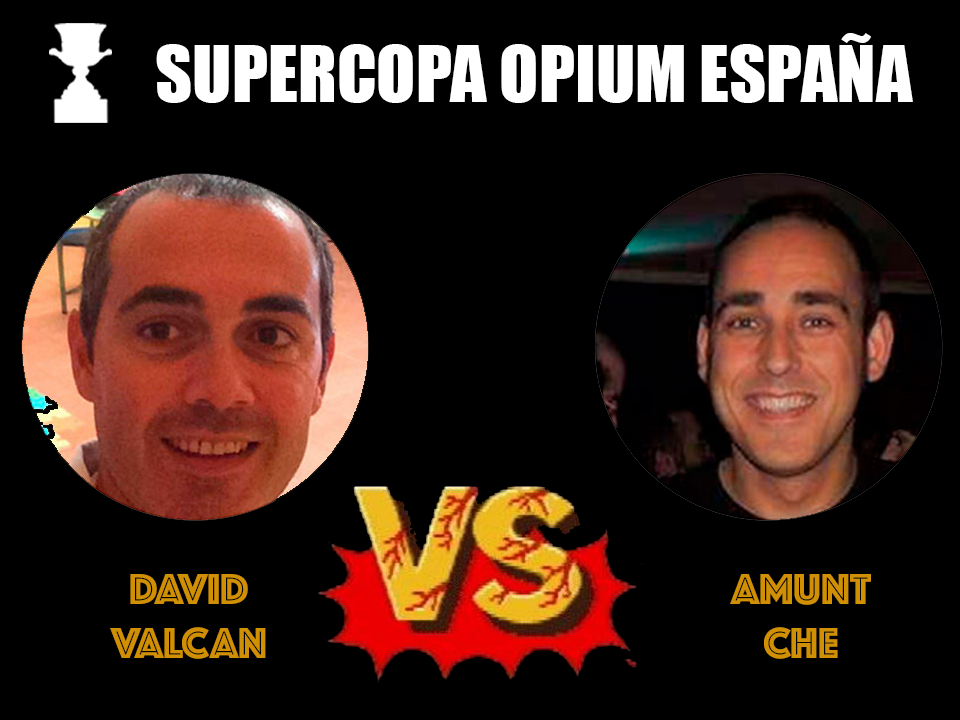
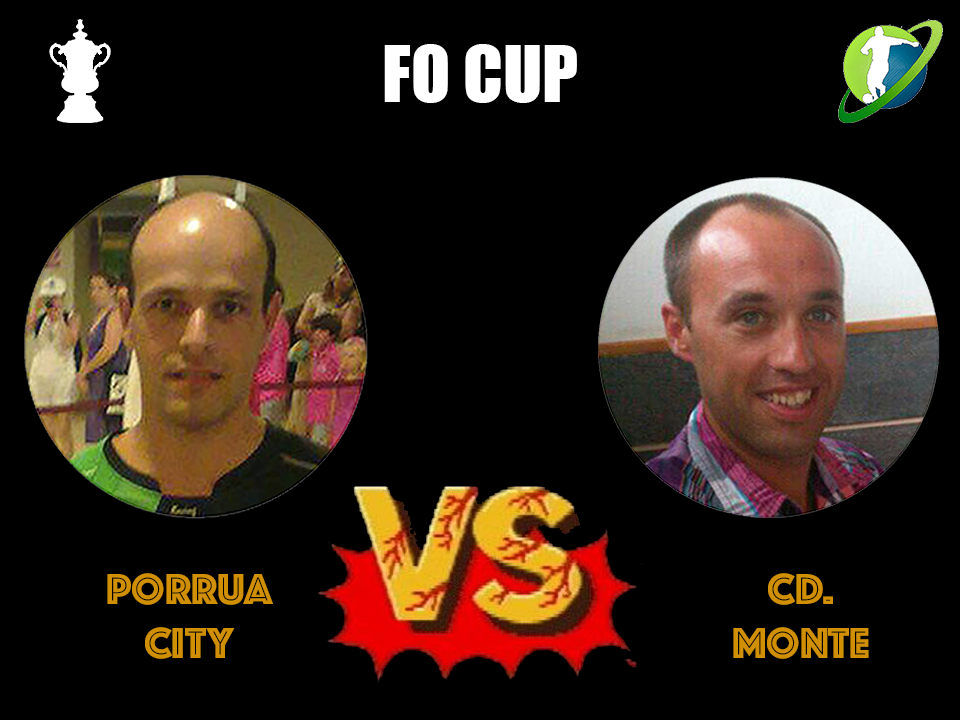
Two versions of the same layered image (960×720). Layer-by-layer changes:
renamed "David Valcan" to "Capa 11", moved it above "Capa 12", painted on it over [21, 173, 369, 521]
renamed "Ovi Dan" to "Capa 12", showed it, moved it above "logo_opium_icono", painted on it over [594, 173, 943, 521]
removed layer "Amunt Che" over [594, 173, 943, 521]
added layer "logo_opium_icono" above "fo_cup" over [838, 19, 943, 123]
added layer "fo_cup" above "supercopa_espana" over [49, 19, 111, 123]
hid "supercopa_espana" over [49, 23, 112, 123]
renamed "SUPERCOPA OPIUM ESPAÑA" to "FO CUP", painted on it over [156, 33, 913, 103]
painted on "AMUNT CHE" over [730, 573, 871, 659]
renamed "DAVID VALCAN" to "PORRUA CITY", painted on it over [107, 573, 273, 659]
